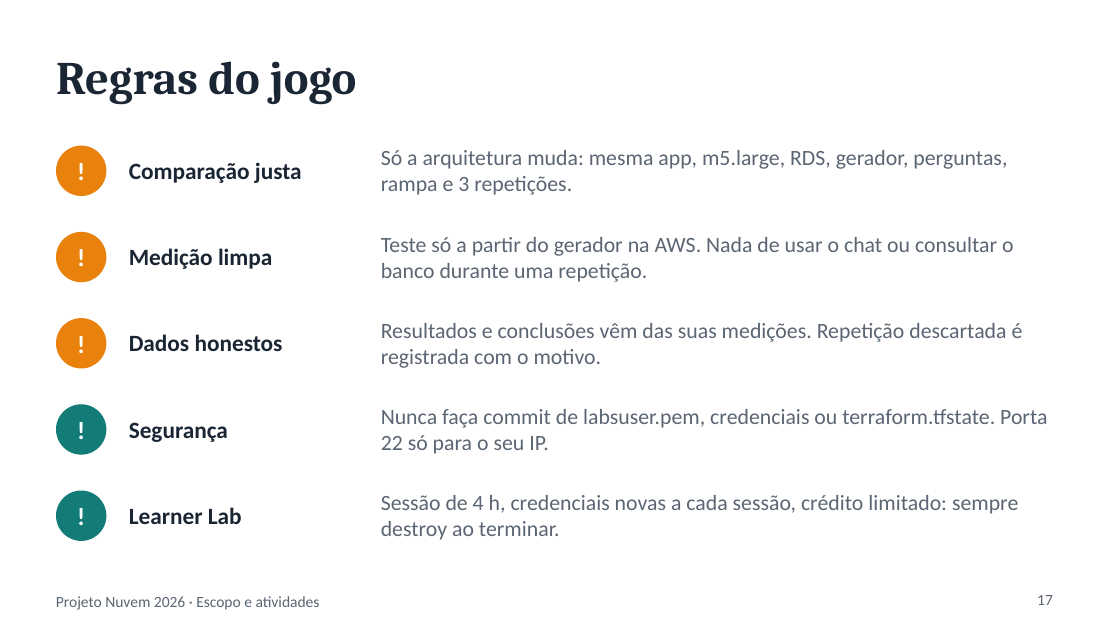
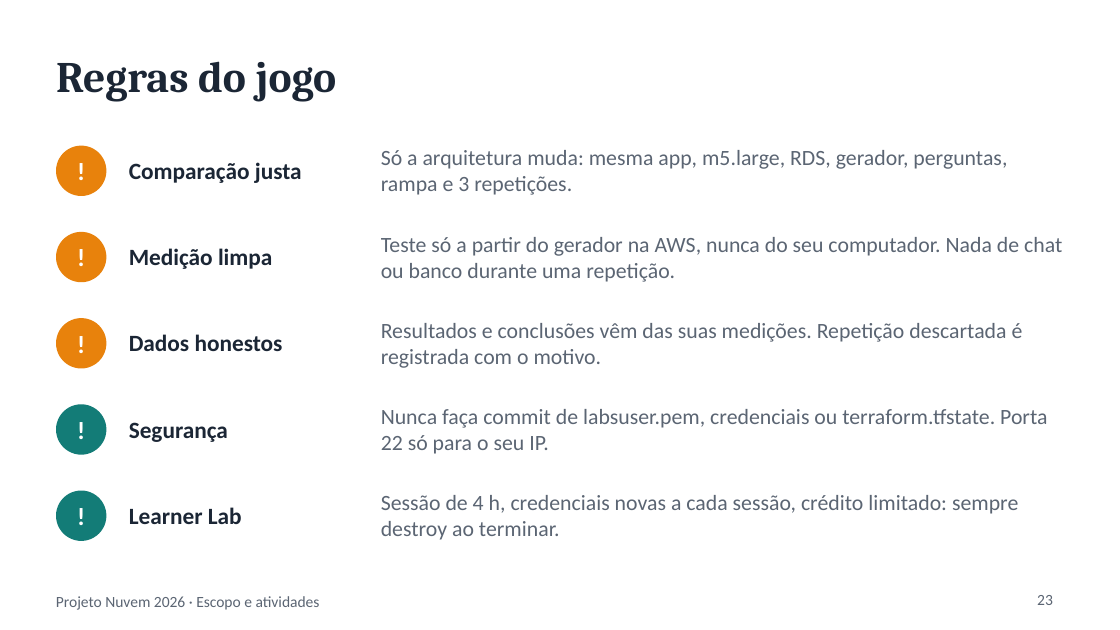
Before and after one commit to emadruga/projeto-aws-chatbot, a slide deck: slide 23 of docs/slides/ESCOPO_E_ATIVIDADES.pptx (slide 17 before the commit). Drawn at 1120x630 pixels with LibreOffice and Linux fonts; fonts in the diff are those of the drawing. Boxes give left, top, right and bottom in pixels: in the first picture for what was removed or moved away, otherwise in the second. Text is boxed around its words. In the diff, an @@ line names an element or a change of style, - is before the commit and + after.

```diff
--- a/docs/slides/ESCOPO_E_ATIVIDADES.pptx
+++ b/docs/slides/ESCOPO_E_ATIVIDADES.pptx
@@ title "Regras do jogo" at (56, 61, 337, 102): size 30 to 28 pt @@
@@ text at (381, 237, 1062, 282): text changed @@
-Teste só a partir do gerador na AWS. Nada de usar o chat ou consultar o banco durante uma repetição.
+Teste só a partir do gerador na AWS, nunca do seu computador. Nada de chat ou banco durante uma repetição.
@@ page number at (1037, 595, 1053, 605): text changed @@
-17
+23
```
Also in this commit, not shown: 10 other slides changed, 13 slides added, 8 slides removed, 5 other files.
